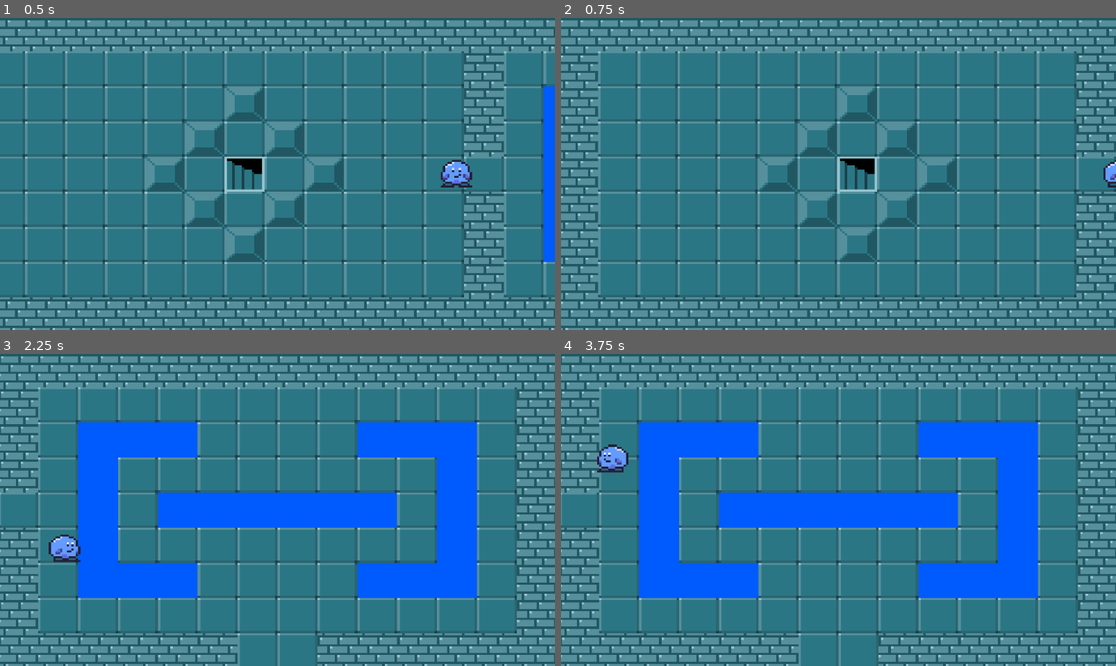
Above: before the commit, frames 1-4 (two rows, left to right).
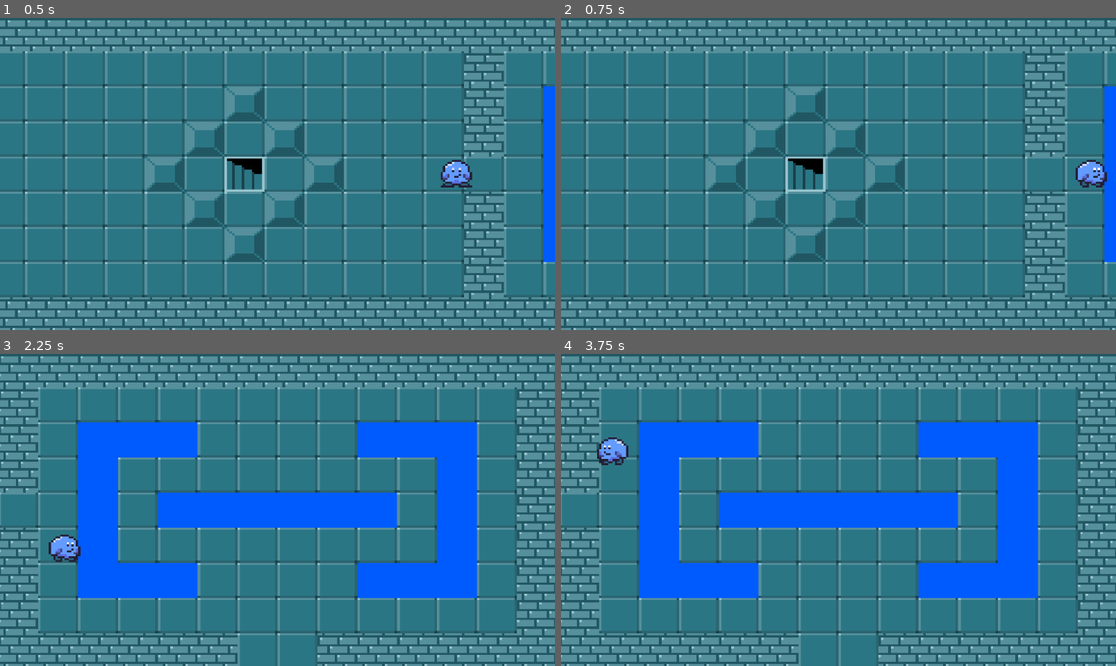
Above: after the commit, the same moments.

Repository: cbenjamin14/zeldaclone
Game: Godot game, scene res://scenes/main.tscn
Two runs of this game, one before a commit and one after it. Both use one fixed random seed, a clock stepped at 60 frames per second and the inputs below.
Inputs (mouse positions are in pixels of both pictures, inside the frame that each line leads up to):
- Up to frame 1 (0.5 s): no input
- Up to frame 2 (0.75 s): move the mouse to (960, 158) at 0.52 s; hold D (right) from 0.53 s (still down); hold Shift (sprint) from 0.53 s (still down)
- Up to frame 3 (2.25 s): move the mouse to (166, 525) at 1.27 s; release D (right) at 1.28 s; release Shift (sprint) at 1.28 s; hold S (down) 1.28-2.03 s; click (166, 525) at 1.35 s; tap Shift (sprint) at 1.55 s; move the mouse to (333, 441) at 2.02 s; hold D (right) from 2.03 s (still down); hold Shift (sprint) from 2.03 s (still down); tap E (interact) at 2.1 s
- Up to frame 4 (3.75 s): move the mouse to (810, 572) at 2.77 s; release D (right) at 2.78 s; release Shift (sprint) at 2.78 s; hold W (up) 2.78-3.53 s; tap Shift (sprint) at 2.85 s; move the mouse to (1005, 556) at 3.52 s; hold A (left) from 3.53 s (still down); hold Shift (sprint) from 3.53 s (still down)

Frame 1 is identical in both runs. In frame 2, 34% of the frame differs, in the area x 0-100%, y 0-100%; in frame 3, less than 0.1%; in frame 4, 0.5%.

Commit message:
locked moveing block rotation, and changed the speed you push it at

Diff:
--- a/scenes/main.tscn
+++ b/scenes/main.tscn
@@ -792,6 +792,7 @@
 scale = Vector2(0.9, 0.9)
 collision_layer = 1
 collision_mask = 5
+sprint_mult = 3.0
 
 [node name="Pushable-Block" type="RigidBody2D" parent="." unique_id=455664863 groups=["pushable"]]
 position = Vector2(-152, -664)
@@ -799,9 +800,10 @@
 collision_mask = 5
 mass = 0.3
 gravity_scale = 0.0
+lock_rotation = true
 contact_monitor = true
 max_contacts_reported = 1
-linear_damp = 30.0
+linear_damp = 3.0
 script = SubResource("GDScript_sugp2")
 metadata/_edit_group_ = true
 
--- a/scripts/player.gd
+++ b/scripts/player.gd
@@ -2,15 +2,18 @@
 @export var base_speed = 3000
 @export var sprint_mult = 1.5 #made it 3 in the player for convenience, change later
 @export var hp = 5
+@export var colliding_mult = 8 #just changes how fast you push blocks
 var move
 var input : Vector2
 var last_input = null
 var currently_attacking = false
 var sprint = false
 
+#small bug where if you go on the top of the moveable box it drags you down with it --Aiden
 #can we get collisions like in our other games? -- Eli
 #need to fix animation looping -- carson
 #need to add sword + other things
+
 func get_input():
 	if currently_attacking == true:
 		return Vector2.ZERO
@@ -71,7 +74,7 @@
 		#if collision.get_collider().is_in_group("danger"):
 			#hurt()
 		if collision.get_collider().is_in_group("pushable"):
-			collider.apply_central_impulse(-collision.get_normal())
+			collider.apply_central_impulse(-collision.get_normal() * colliding_mult)
 	move_and_slide()
 
 
